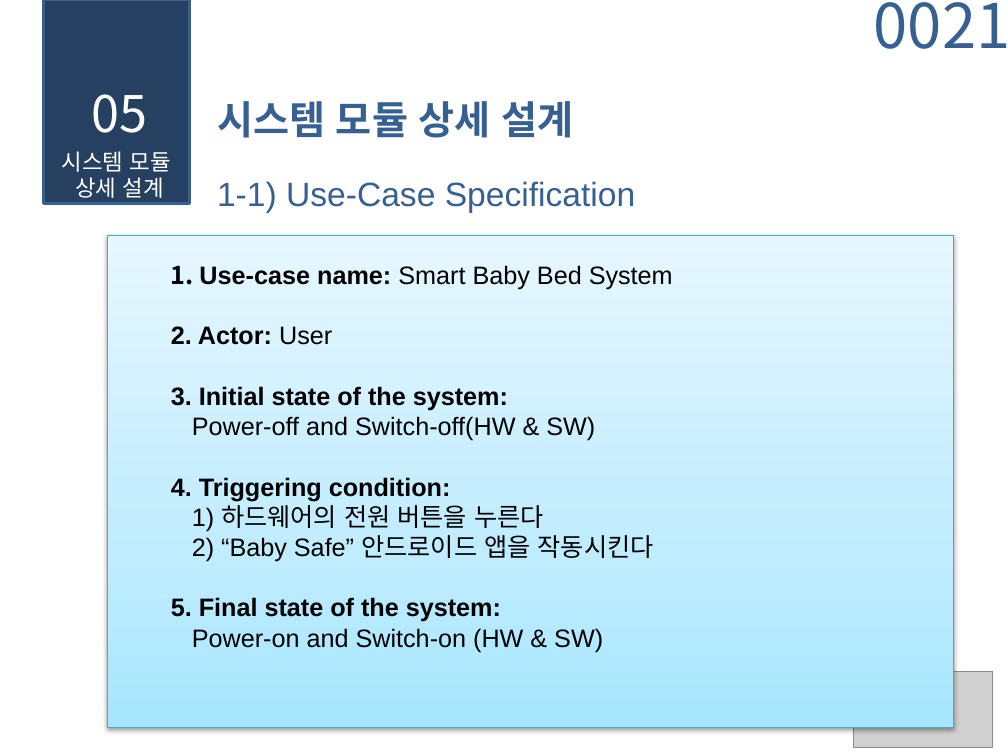
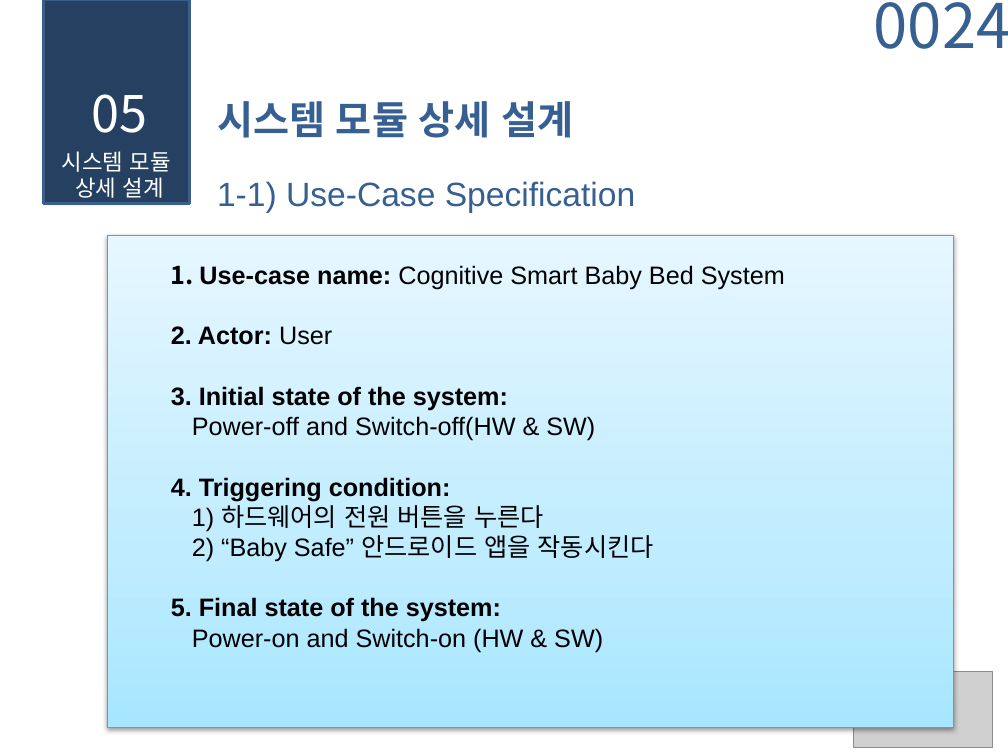
Before and after one commit to fluxion95/nottoolate, a slide deck: slide 24 of 졸업 연구 설계서(조항민,장윤미,박지은).pptx (slide 21 before the commit). Drawn at 1008x756 pixels with LibreOffice and Linux fonts; fonts in the diff are those of the drawing; grey boxes stand for pictures; background and template pictures are left out. Boxes give left, top, right and bottom in pixels: in the first picture for what was removed or moved away, otherwise in the second. Text is boxed around its words. In the diff, an @@ line names an element or a change of style, - is before the commit and + after.

```diff
--- a/졸업 연구 설계서(조항민,장윤미,박지은).pptx
+++ b/졸업 연구 설계서(조항민,장윤미,박지은).pptx
@@ page number at [874, 2, 1008, 49]: text changed @@
-0021
+0024
@@ text at [171, 265, 785, 290]: text changed @@
-1. Use-case name: Smart Baby Bed System
+1. Use-case name: Cognitive Smart Baby Bed System
```
Also in this commit, not shown: 5 other slides changed, 9 slides added.
